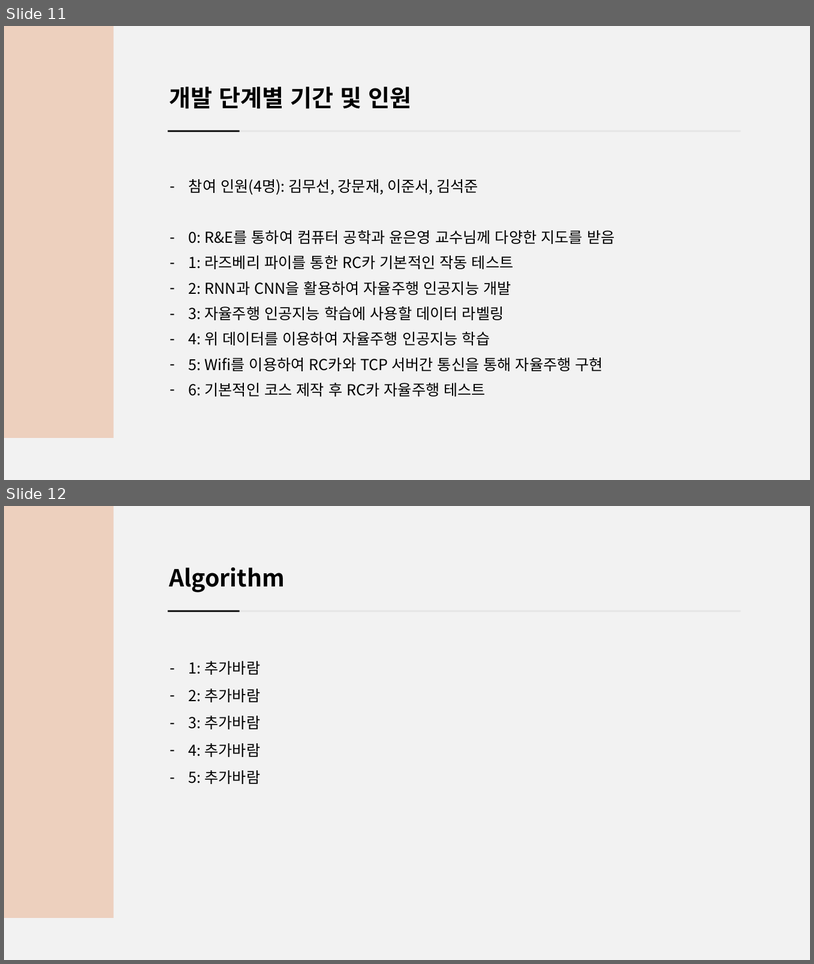
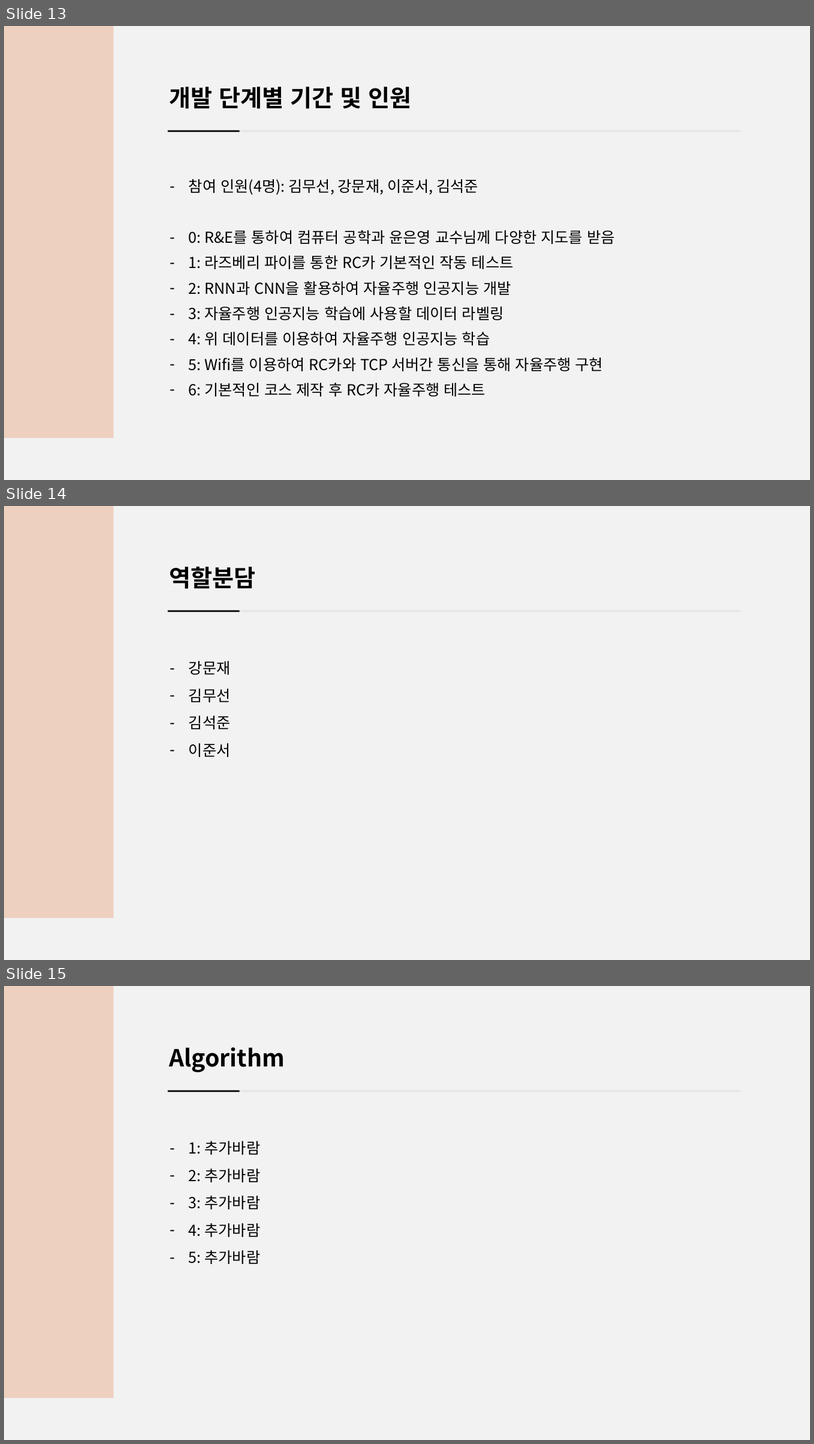
Before and after one commit to jsotouto/ICARUS, a slide deck: 경북과고 ICARUS 통합 PPT.pptx. Shown one above the other, each under a label of ours: slides 11 and 12 before the commit, slides 13, 14 and 15 after it. The pictures are 814x964 and 814x1444 pixels, drawn with LibreOffice and Linux fonts; fonts in the diff are those of the drawing. Boxes give left, top, right and bottom in pixels: in the first picture for what was removed or moved away, otherwise in the second. Text is boxed around its words. In the diff, an @@ line names an element or a change of style, - is before the commit and + after.

```diff
--- a/경북과고 ICARUS 통합 PPT.pptx
+++ b/경북과고 ICARUS 통합 PPT.pptx
@@ slide 14 added at (4,506,810,960), background #F2F2F2 @@
@@ rectangle added at (4,506,113,918), fill #EDD0BE @@
@@ text added at (169,567,255,589), 28 pt, text #000000, bold @@
+역할분담
@@ line added from (167, 611) to (741, 611), #E5E5E5 2 pt @@
@@ line added from (168, 611) to (240, 611), #000000 2 pt @@
@@ text added at (189,661,231,757), 18 pt, text #000000 @@
+– 강문재
+– 김무선
+– 김석준
+– 이준서
@@ what was slide 11 is now slide 13 @@
@@ what was slide 12 is now slide 15 @@
```
Also in this commit, not shown: 3 slides changed, 5 other slides added.
